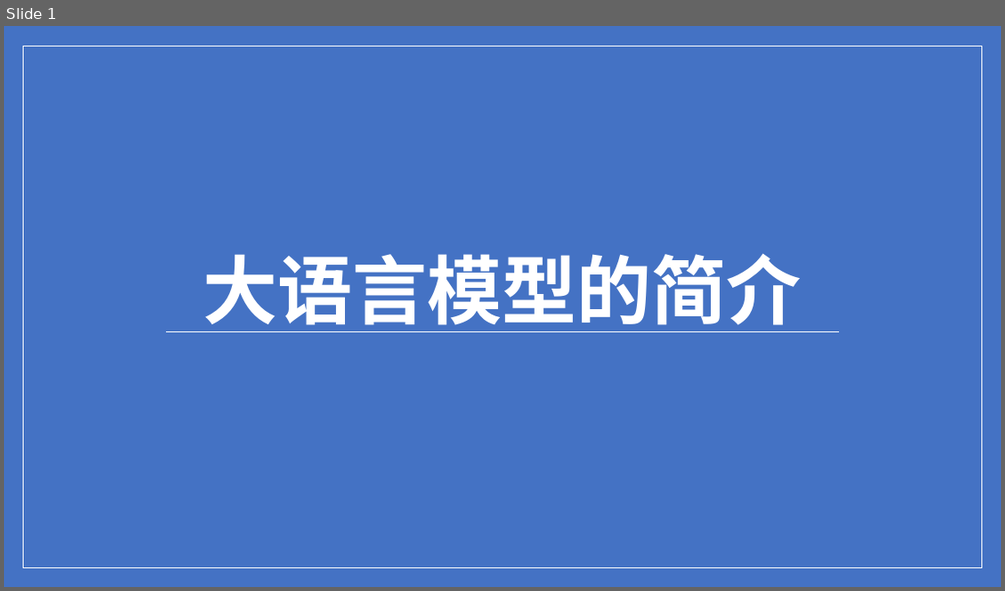
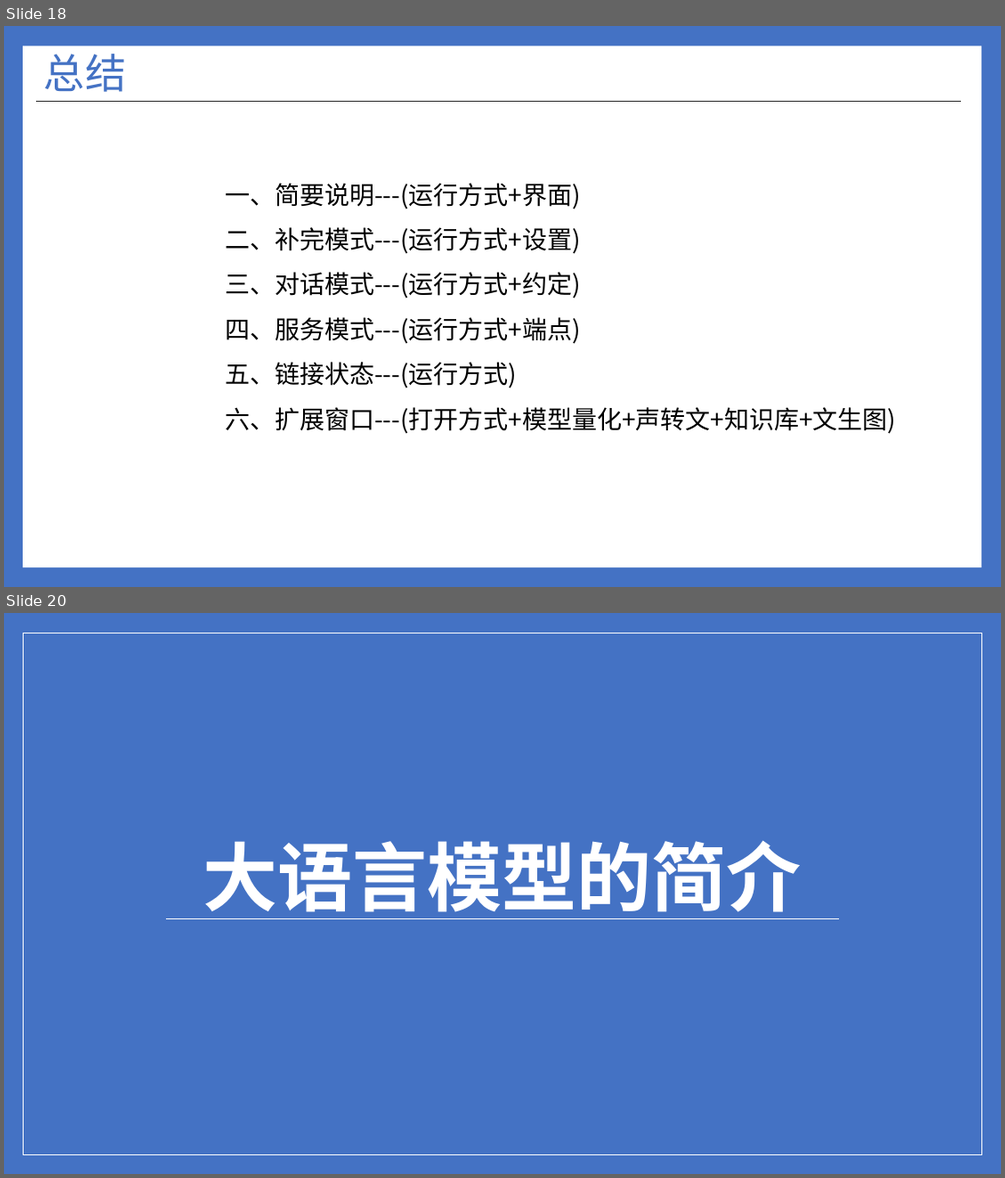
Before and after one commit to ylsdamxssjxxdd/eva, a slide deck: utils/软件介绍.pptx. Shown one above the other, each under a label of ours: slide 1 before the commit, slides 18 and 20 after it; the slides between them are not shown. The pictures are 1005x591 and 1005x1178 pixels, drawn with LibreOffice and Linux fonts; fonts in the diff are those of the drawing. Boxes give left, top, right and bottom in pixels: in the first picture for what was removed or moved away, otherwise in the second. Text is boxed around its words. In the diff, an @@ line names an element or a change of style, - is before the commit and + after.

```diff
--- a/utils/软件介绍.pptx
+++ b/utils/软件介绍.pptx
@@ slide 18 added at (4,26,1001,587), background #4472C4 @@
@@ rectangle added at (23,46,981,567), fill #FFFFFF @@
@@ title added at (44,54,126,92), 39.6 pt, text #4472C4 @@
+总结
@@ line added from (36, 102) to (961, 102), #262626 1 pt @@
@@ text added at (225,183,896,434), 24 pt, text #000000 @@
+一、简要说明---(运行方式+界面)
+二、补完模式---(运行方式+设置)
+三、对话模式---(运行方式+约定)
+四、服务模式---(运行方式+端点)
+五、链接状态---(运行方式)
+六、扩展窗口---(打开方式+模型量化+声转文+知识库+文生图)
@@ what was slide 1 is now slide 20 @@
```
Also in this commit, not shown: 6 slides changed, 17 other slides added, 1 slide removed, 14 other files.
